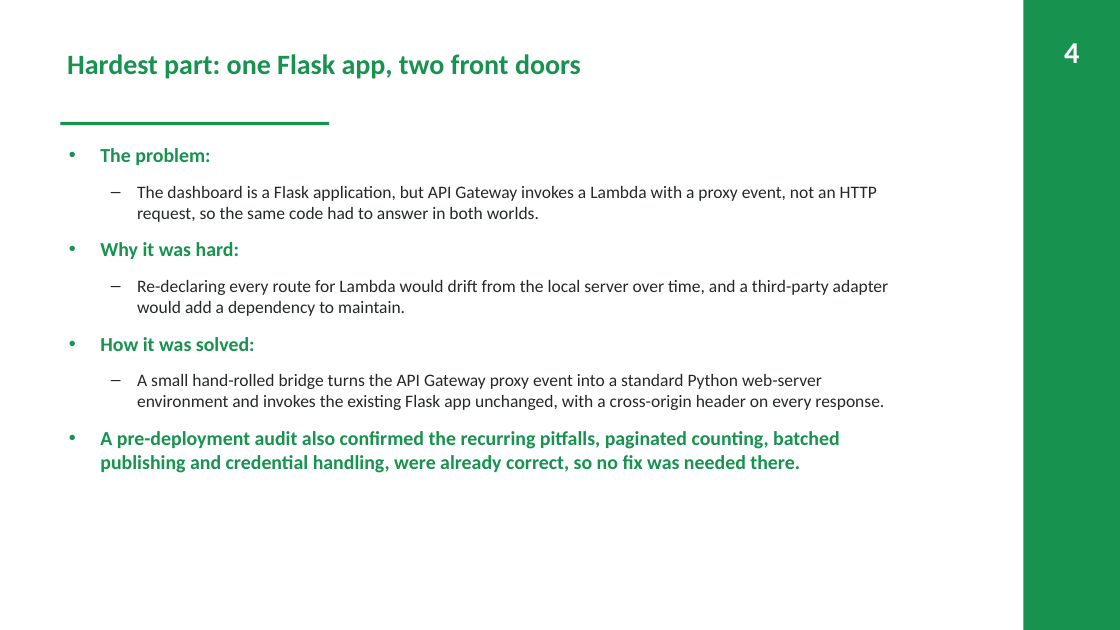
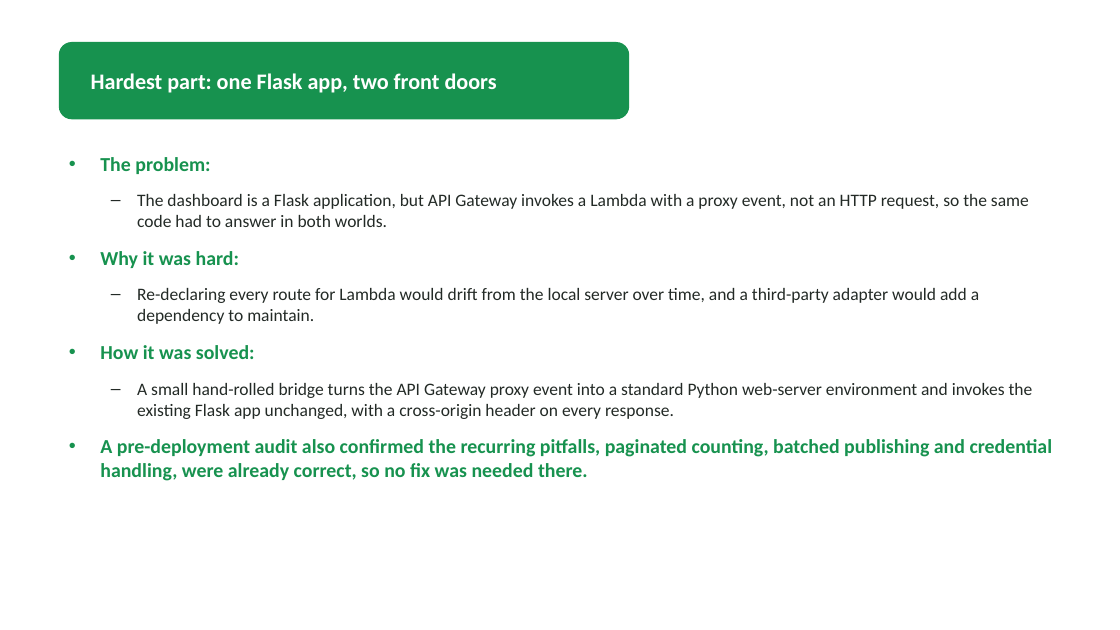
Before and after one commit to valletivarish/FEC_version_2, a slide deck: slide 5 of ppt/X24303046_ev-charging-network.pptx. Drawn at 1120x630 pixels with LibreOffice and Linux fonts; fonts in the diff are those of the drawing. Boxes give left, top, right and bottom in pixels: in the first picture for what was removed or moved away, otherwise in the second. Text is boxed around its words. In the diff, an @@ line names an element or a change of style, - is before the commit and + after.

Commit message:
Give every deployed deck a unique background architecture: add 4 new layouts (lspine, tint, corner, blocktitle); move Vishvaksen->tint, Hrishikesh->lspine, Nemi->blocktitle, Kasireddy->corner so no two of the 12 deployed decks share a content archetype

```diff
--- a/ppt/X24303046_ev-charging-network.pptx
+++ b/ppt/X24303046_ev-charging-network.pptx
@@ rectangle removed at (x1=1023, y1=0, x2=1120, y2=630) @@
@@ rounded rectangle added at (x1=59, y1=42, x2=629, y2=119), fill #17924F @@
@@ title "Hardest part: one Flask app, ..." moved from (x1=67, y1=54, x2=581, y2=79) to (x1=91, y1=73, x2=497, y2=93) @@
@@ title "Hardest part: one Flask app, ..." at (x1=91, y1=73, x2=497, y2=93): size 24 to 19 pt, text colour #17924F to #FFFFFF; vertical alignment top to middle @@
@@ text removed at (x1=1064, y1=43, x2=1079, y2=63) @@
-4
@@ text "The problem:" rewrapped from (x1=100, y1=148, x2=888, y2=473) to (x1=100, y1=157, x2=1053, y2=481) @@
@@ rectangle removed at (x1=60, y1=122, x2=329, y2=125) @@
```
Also in this commit, not shown: 4 other slides changed, 24 other files.
